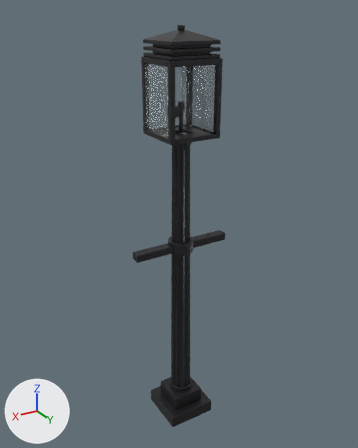
Renders of the Blender file blender/B3/gaslamp.blend from each side of a commit.
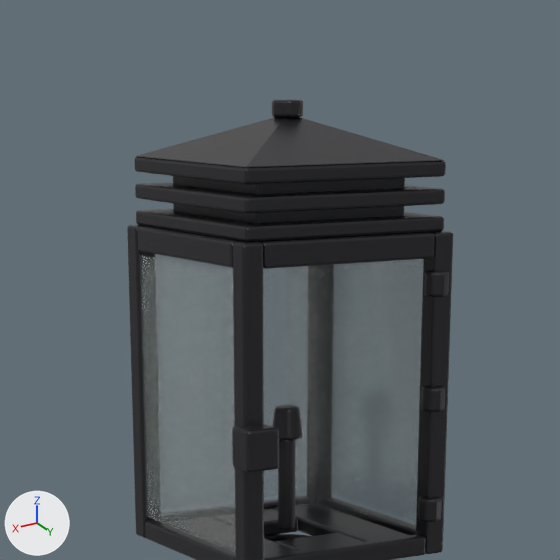
The first picture shows the older version from a camera (50 mm lens) standing at (1.362, 2.249, 2.464) and looking at (-0.007, -0.033, 1.324). The close-ups show the older and then the newer version on the part from 31% to 70% of the width and 0% to 31% of the height of that picture. Only the edits that show in the close-ups are written down. Arrows for +X, +Y and +Z are at lower left; the lights stay in place.

In view in the first close-up: 'gaslamp'.
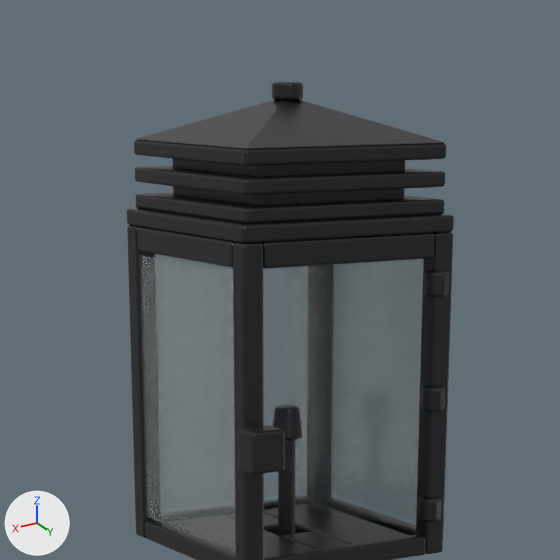
The edits, one by one:
me_gaslamp is used by ob_gaslamp; location (0.0, 0.0, 0.0).
me_gaslamp had 524 vertices, 328 faces and spanned x -0.3..0.3, y -0.15..0.18, z 0.0..2.4.
me_gaslamp now has 532 vertices, 334 faces and spans x -0.3..0.3, y -0.15..0.19, z 0.0..2.42.
me_gaslamp part 1: a new loose piece, a box spanning x -0.15..0.15, y -0.15..0.15, z 2.25..2.27, in mat_iron (dark grey #3c3c3f).
me_gaslamp part 2: the loose piece of 8 vertices spanning x -0.14..0.14, y -0.14..0.14, z 2.33..2.38 is copied, and the copy is moved by (0.0, 0.0, 0.02); it spans x -0.14..0.14, y -0.14..0.14, z 2.35..2.4.
me_gaslamp part 3: the loose piece of 8 vertices spanning x -0.11..0.11, y -0.11..0.11, z 2.25..2.33 is deleted.
Part 4, on me_gaslamp:
30 faces are deleted.
22 vertices in x -0.14..0.14, y -0.14..0.14, z 2.25..2.38 move by (0.0, 0.0, 0.04).
10 vertices in x -0.01..0.01, y -0.01..0.01, z 1.87 move by (0.0, 0.0, -0.02).
8 vertices in x 0.12..0.16, y 0.14..0.18, z 1.99..2.04 move by (0.0, 0.01, 0.0).
8 vertices in x -0.05, y -0.12..0.12, z 1.85..1.87 move by (0.02, 0.0, 0.0).
8 vertices in x 0.05, y -0.12..0.12, z 1.85..1.87 move by (-0.02, 0.0, 0.0).
16 vertices move from x -0.14..0.14, y -0.14..0.14, z 1.85..2.38 to x -0.11..0.11, y -0.11..0.11, z 1.85..2.35.
30 new faces join them, mat_iron (dark grey #3c3c3f).

What differs and where, as boxes [x1, y1, x2, y2] in the close-ups (560 x 560 px; the box of a moved part takes in the faces that stretch with it):
'gaslamp', reshaped: before [127, 99, 453, 560]; after [127, 82, 454, 560]
part 1 of me_gaslamp, added: after [127, 208, 454, 243]
part 2 of me_gaslamp, added: after [136, 100, 444, 149]
part 3 of me_gaslamp, deleted: before [173, 176, 405, 223]
part 4 of me_gaslamp, moved or reshaped: before [135, 99, 446, 556]; after [134, 82, 446, 556]
